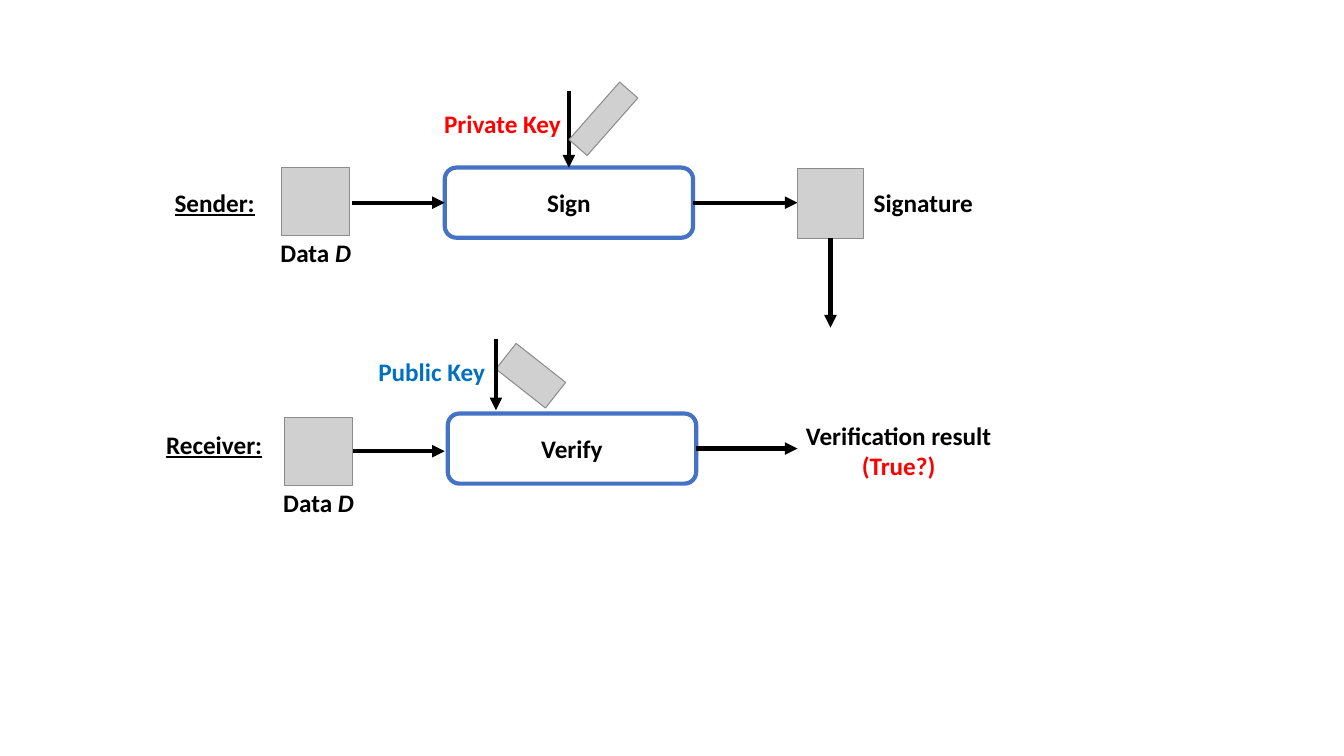
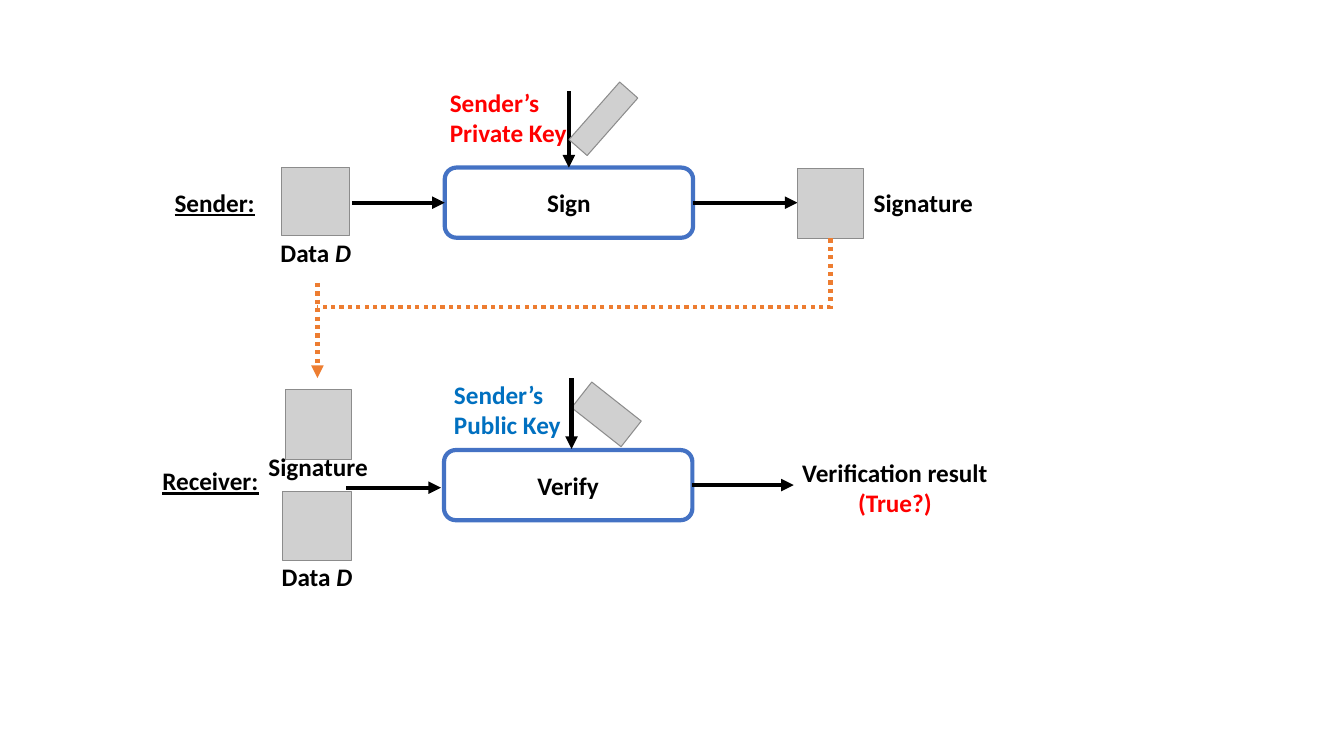
Before and after one commit to junkurihara/class-e2e_security_js, a slide deck: slide 42 of images.pptx. Drawn at 1344x756 pixels with LibreOffice and Linux fonts; fonts in the diff are those of the drawing; grey boxes stand for pictures. Boxes give left, top, right and bottom in pixels: in the first picture for what was removed or moved away, otherwise in the second. Text is boxed around its words. In the diff, an @@ line names an element or a change of style, - is before the commit and + after.

```diff
--- a/images.pptx
+++ b/images.pptx
@@ text "Sender’s": place and size @@
-text "Sender’s" at [444, 115, 561, 137]
+text "Sender’s" at [450, 93, 567, 146]
@@ text at [450, 93, 539, 113]: paragraph added @@
+Sender’s
@@ elbow arrow moved from (831, 238) - (831, 328) to (831, 238) - (318, 307) @@
@@ elbow arrow (831, 238) - (318, 307): elbow arrow to elbow line; stroke #000000 3 pt to #ED7D31 3 pt dashed @@
@@ arrow added from (318, 283) to (318, 378), #ED7D31 3 pt dashed @@
@@ text at [454, 386, 561, 438]: text changed @@
-Public Key
+Sender’s
+Public Key
@@ picture: place and size @@
-picture at [496, 344, 566, 408]
+picture at [572, 382, 641, 447]
@@ arrow moved from (496, 340) - (496, 410) to (572, 378) - (572, 449) @@
@@ picture added at [286, 390, 352, 461] @@
@@ text added at [268, 455, 367, 481], 18 pt, text #000000, bold @@
+Signature
@@ text "Verification result": place and size @@
-text "Verification result" at [806, 427, 991, 479]
+text "Verification result" at [802, 464, 988, 516]
@@ picture: place and size @@
-picture at [284, 417, 353, 486]
+picture at [282, 492, 351, 561]
@@ 2 arrows, 1 rounded rectangle, 1 text: place and size @@
-2 arrows, 1 rounded rectangle, 1 text at [166, 413, 798, 484]
+2 arrows, 1 rounded rectangle, 1 text at [162, 450, 793, 520]
@@ text "Data D": place and size @@
-text "Data D" at [283, 495, 354, 512]
+text "Data D" at [282, 569, 352, 586]
```
Also in this commit, not shown: 3 other files.
